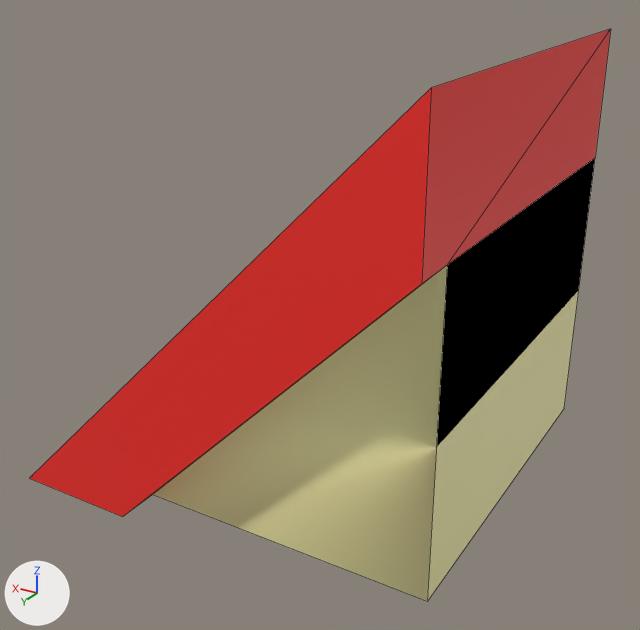
Before and after pictures for a commit that changed the FBX model Assets/Models/Granja/FBX/RoofSide.fbx.
One viewpoint serves both versions: a 50 mm lens placed at (-2.06, 3.38, 2.4), pointed at (-0.08, 0.08, 0.75). Every picture has the same lights, and +X, +Y and +Z are marked at lower left. The older version comes first. Mesh edges are drawn as thin lines. Where no turn or scale is listed for an object, it has been applied to the vertices.

Objects in the first picture: 'RoofSide'.
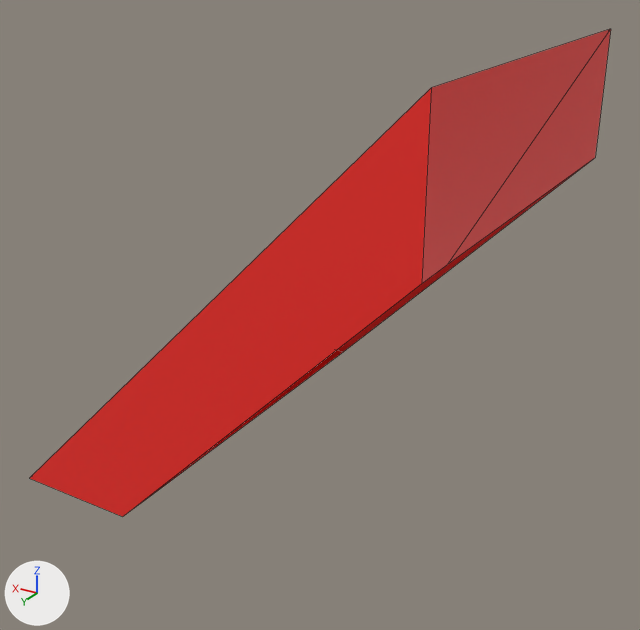
The newer file is also turned or shifted as a whole; pictures and numbers use the older file's frame.

Location of each change, [x1, y1, x2, y2] in pixels of the pictures (640 x 630 px):
'RoofSide', reshaped (15% shorter)
    before: [30, 29, 611, 601]
    after: [30, 29, 611, 517]
part 1 of me_cube_018, deleted (beige)
    before: [133, 158, 595, 601]

What the commit changed:
me_cube_018 is used by ob_roofside; location (0.0, 0.0, 0.0).
Verts and faces of me_cube_018; kept vertices keep their numbers, new ones are numbered from 12.
Before the commit, vertices of me_cube_018: 0 (-1.0, -1.0, 0.0) at pixel (564, 408), 5 (0.4, 1.0, 0.0) at pixel (122, 516), 6 (-1.0, 1.0, 1.4) at pixel (421, 283), 7 (-1.0, -1.0, 1.4) at pixel (595, 157), 8 (0.4, -1.0, 0.0).
Before the commit, vertices of me_cube_018: 9 (-1.0, 0.8, 1.4) at pixel (447, 264), 10 (-1.0, 0.8, 0.0) at pixel (427, 601), 11 (0.4, 0.8, 0.0) at pixel (152, 494).
me_cube_018 had 12 vertices, 10 faces and spanned x -1.0..1.0, y -1.0..1.0, z 0.0..2.0.
me_cube_018 now has 9 vertices, 6 faces and spans x -1.0..1.0, y -1.0..1.0, z 0.0..2.0.
Part 1, on me_cube_018:
Vertices deleted: 0, 10, 11 (with the faces that use them).
